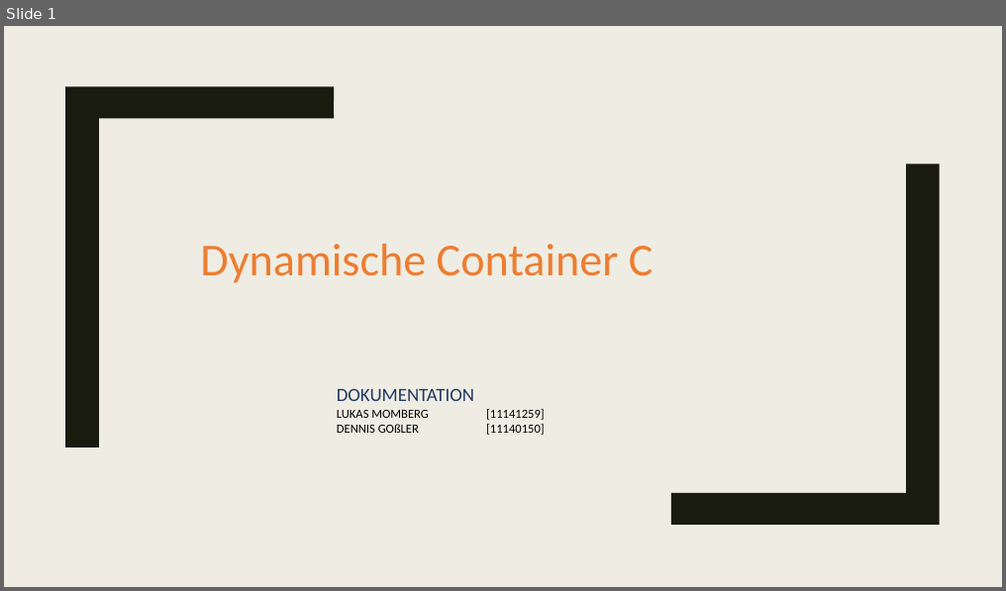
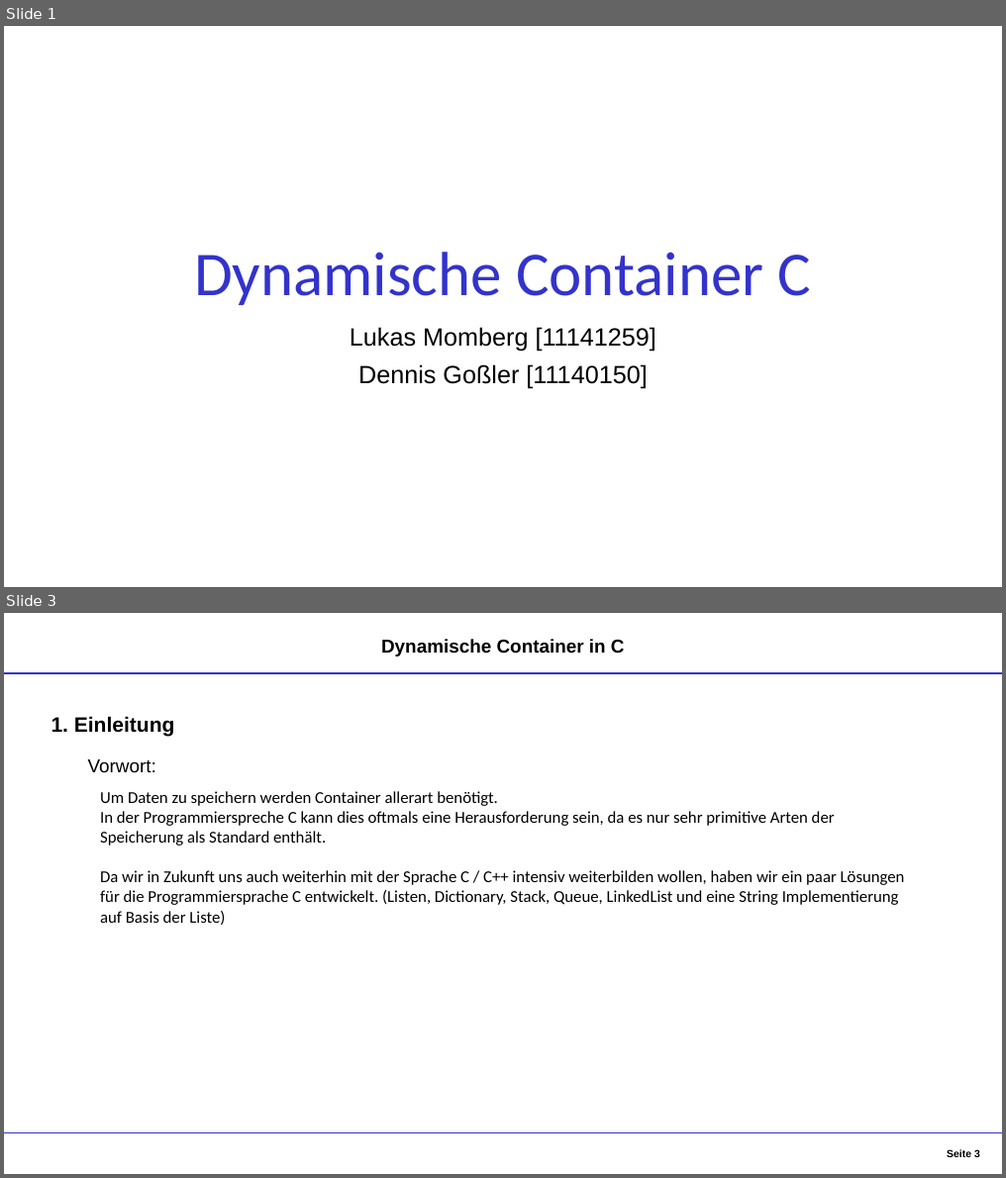
Before and after one commit to DennisGoss99/InPr_DynamicCollections, a slide deck: Dokumentation/Container - Präsentation.pptx. Shown one above the other, each under a label of ours: slide 1 before the commit, slides 1 and 3 after it; the slides between them are not shown. The pictures are 1006x591 and 1006x1178 pixels, drawn with LibreOffice and Linux fonts; fonts in the diff are those of the drawing. Boxes give left, top, right and bottom in pixels: in the first picture for what was removed or moved away, otherwise in the second. Text is boxed around its words. In the diff, an @@ line names an element or a change of style, - is before the commit and + after.

```diff
--- a/Dokumentation/Container - Präsentation.pptx
+++ b/Dokumentation/Container - Präsentation.pptx
@@ slide 3 added at bbox=[4, 613, 1002, 1174], background #FFFFFF @@
@@ text added at bbox=[381, 639, 625, 657], 18 pt, text #000000, bold @@
+Dynamische Container in C
@@ line added from (4, 673) to (1002, 673), #3333CC 1.25 pt @@
@@ text added at bbox=[52, 716, 174, 736], 20 pt, text #000000, bold @@
+1. Einleitung
@@ text added at bbox=[88, 760, 156, 773], 18 pt, text #000000 @@
+Vorwort:
@@ text added at bbox=[100, 791, 905, 925], 16 pt, text #000000 @@
+Um Daten zu speichern werden Container allerart benötigt.
+In der Programmierspreche C kann dies oftmals eine Herausforderung sein, da es nur sehr primitive Arten der Speicherung als Standard enthält.
+Da wir in Zukunft uns auch weiterhin mit der Sprache C / C++ intensiv weiterbilden wollen, haben wir ein paar Lösungen für die Programmiersprache C entwickelt. (Listen, Dictionary, Stack, Queue, LinkedList und eine String Implementierung auf Basis der Liste)
@@ line added from (4, 1134) to (1002, 1134), #3333CC 1.25 pt @@
@@ page number added at bbox=[946, 1150, 980, 1157], 10 pt, text #000000, bold @@
+Seite 3
@@ slide 1 changed as well @@
@@ background #EFEDE3 to #FFFFFF @@
@@ freeform shape removed at bbox=[65, 86, 334, 448] @@
@@ title "Dynamische Container C": place and size @@
-title "Dynamische Container C" at bbox=[200, 244, 653, 283]
+title "Dynamische Container C" at bbox=[194, 252, 812, 305]
@@ title "Dynamische Container C" at bbox=[194, 252, 812, 305]: size 44 to 60 pt, text colour #ED7D31 to #3333CC; alignment left to centre; line spacing 1 to 0.9; vertical alignment middle to bottom @@
@@ freeform shape removed at bbox=[672, 164, 940, 525] @@
@@ subtitle at bbox=[350, 327, 656, 388]: text changed; size 12 to 24 pt; font Calibri to Arial @@
-DOKUMENTATION
-LUKAS MOMBERG [11141259]
-DENNIS GOßLER [11140150]
+Lukas Momberg [11141259]
+Dennis Goßler [11140150]
```
Also in this commit, not shown: 11 other slides added, 13 slides removed.
